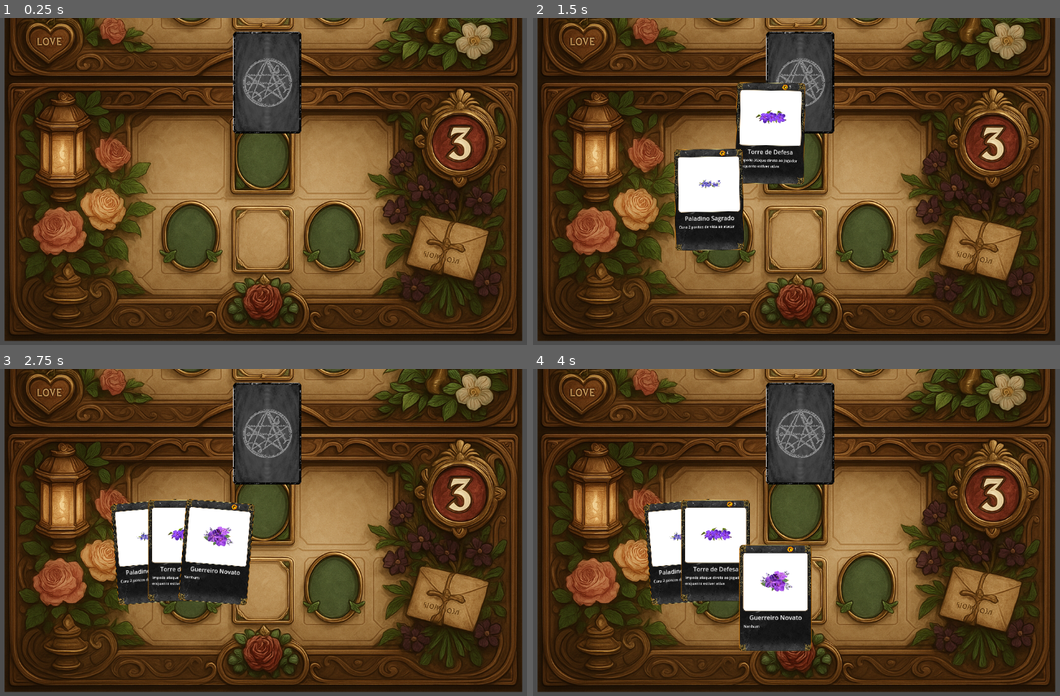
Above: before the commit, frames 1-4 (two rows, left to right).
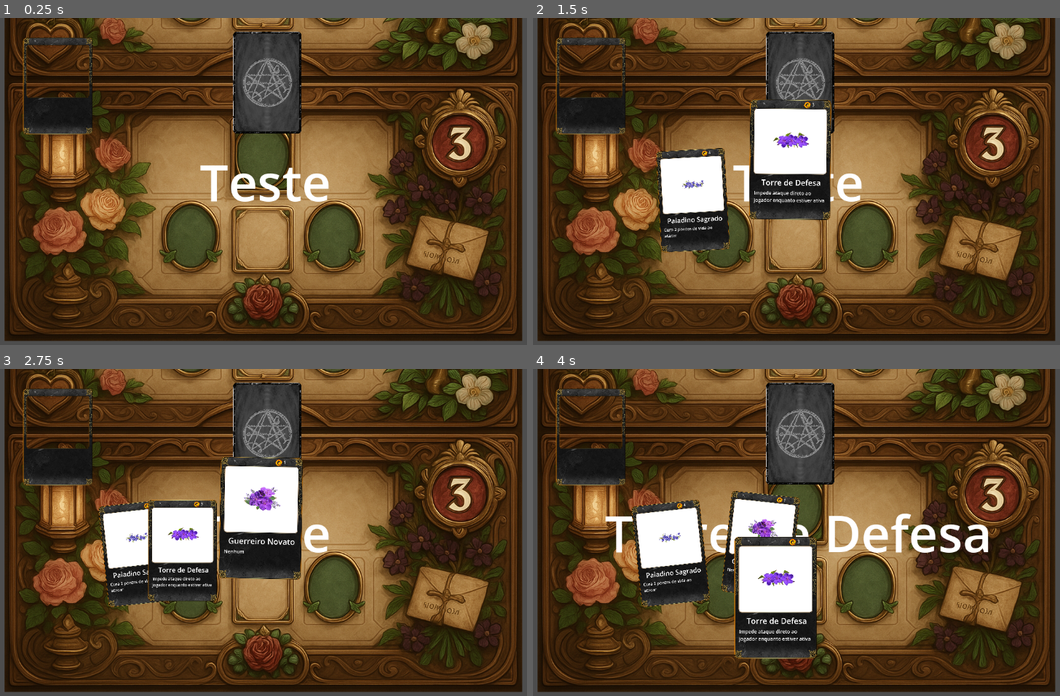
Above: after the commit, the same moments.

Repository: jpedro-fsgs/lily-project
Game: Godot game, scene res://scenes/main.tscn
The game is run twice, just before and just after one commit, with the same random seed, the same clock (stepped at 60 frames per second) and the same inputs.
Inputs (mouse positions are in pixels of both pictures, inside the frame that each line leads up to):
- Up to frame 1 (0.25 s): no input
- Up to frame 2 (1.5 s): click (801, 83) at 0.5 s; click (801, 83) at 1.25 s
- Up to frame 3 (2.75 s): click (268, 434) at 2 s
- Up to frame 4 (4 s): drag from (680, 552) to (865, 460) at 2.77 s; drag from (717, 552) to (775, 597) at 3.52 s

The runs differ from the first frame. In frame 1, 2.6% of the frame differs, in the area x 4-63%, y 6-57%; in frame 2, 10%; in frame 3, 9.4%; in frame 4, 11%, in the area x 4-87%, y 6-89%.

Commit message:
card slot

Diff:
--- a/scenes/board.tscn
+++ b/scenes/board.tscn
@@ -1,12 +1,15 @@
-[gd_scene load_steps=8 format=3 uid="uid://bu14yy0jt0jpw"]
+[gd_scene load_steps=9 format=3 uid="uid://bu14yy0jt0jpw"]
 
 [ext_resource type="Texture2D" uid="uid://cqao50d7ya3hd" path="res://assets/board.png" id="1_bw3vb"]
 [ext_resource type="PackedScene" uid="uid://b1icdvalskmbr" path="res://scenes/player_hand.tscn" id="1_tx6nw"]
 [ext_resource type="Script" uid="uid://cujbdg01s7lcu" path="res://scripts/board.gd" id="3_nglv8"]
 [ext_resource type="Texture2D" uid="uid://cax55uv43telr" path="res://assets/cardback.png" id="4_dun80"]
 [ext_resource type="Texture2D" uid="uid://csrj66u21xlft" path="res://assets/Card.png" id="5_c3r7o"]
-[ext_resource type="PackedScene" uid="uid://d152e4vnsy3dj" path="res://scenes/card.tscn" id="9_ar2e0"]
+[ext_resource type="Script" uid="uid://b3idsscv5y25l" path="res://scripts/card_slot.gd" id="7_c3r7o"]
 [ext_resource type="Script" uid="uid://cfxixci68hprm" path="res://scripts/deck_draw.gd" id="9_n230i"]
+
+[sub_resource type="RectangleShape2D" id="RectangleShape2D_c3r7o"]
+size = Vector2(128, 192)
 
 [node name="Board" type="Node2D"]
 script = ExtResource("3_nglv8")
@@ -39,11 +42,26 @@
 script = ExtResource("9_n230i")
 metadata/_edit_use_anchors_ = true
 
+[node name="CardSlot" type="Node2D" parent="."]
+position = Vector2(152, 136)
+script = ExtResource("7_c3r7o")
+
+[node name="Card" type="Sprite2D" parent="CardSlot"]
+scale = Vector2(0.25, 0.25)
+texture = ExtResource("5_c3r7o")
+
+[node name="CardSlotDetector" type="Area2D" parent="CardSlot"]
+
+[node name="CollisionShape2D" type="CollisionShape2D" parent="CardSlot/CardSlotDetector"]
+shape = SubResource("RectangleShape2D_c3r7o")
+
 [node name="Cards" type="Node2D" parent="."]
 
-[node name="Card" parent="Cards" instance=ExtResource("9_ar2e0")]
-visible = false
-offset_left = -136.0
-offset_top = -208.0
-offset_right = 136.0
-offset_bottom = 200.0
+[node name="Label" type="Label" parent="."]
+offset_left = 72.0
+offset_top = 256.0
+offset_right = 1056.0
+offset_bottom = 393.0
+theme_override_font_sizes/font_size = 100
+text = "Teste"
+horizontal_alignment = 1
--- a/scenes/card.tscn
+++ b/scenes/card.tscn
@@ -6,6 +6,9 @@
 [ext_resource type="Texture2D" uid="uid://csrj66u21xlft" path="res://assets/Card.png" id="4_sy11y"]
 [ext_resource type="Texture2D" uid="uid://bdjfsd532thqn" path="res://assets/flowers/flor13.png" id="5_6ligt"]
 [ext_resource type="Texture2D" uid="uid://diq48rgr068yd" path="res://assets/Icons/01.png" id="6_6ligt"]
+
+[sub_resource type="RectangleShape2D" id="RectangleShape2D_6ligt"]
+size = Vector2(272, 408)
 
 [node name="Card" type="Control"]
 custom_minimum_size = Vector2(272, 408)
@@ -43,24 +46,30 @@
 texture = ExtResource("5_6ligt")
 
 [node name="Name" type="Label" parent="CardBody"]
-offset_left = 32.0
-offset_top = 520.0
-offset_right = 199.0
-offset_bottom = 547.0
-scale = Vector2(2.92, 2.92)
+anchors_preset = 9
+anchor_bottom = 1.0
+offset_left = 48.0
+offset_top = 528.0
+offset_right = 512.0
+offset_bottom = 592.0
+grow_vertical = 2
+theme_override_font_sizes/font_size = 52
 text = "Card Test"
 horizontal_alignment = 1
-metadata/_edit_use_anchors_ = true
 
 [node name="Effect" type="Label" parent="CardBody"]
+anchors_preset = 15
+anchor_right = 1.0
+anchor_bottom = 1.0
 offset_left = 32.0
-offset_top = 600.0
-offset_right = 299.0
-offset_bottom = 684.0
-scale = Vector2(1.8, 1.8)
+offset_top = 608.0
+offset_right = 512.0
+offset_bottom = 736.0
+grow_horizontal = 2
+grow_vertical = 2
+theme_override_font_sizes/font_size = 32
 text = "Impede ataque direto ao jogador enquanto estiver ativa"
 autowrap_mode = 3
-metadata/_edit_use_anchors_ = true
 
 [node name="CostIcon" type="Sprite2D" parent="CardBody"]
 position = Vector2(384, 40)
@@ -79,5 +88,11 @@
 position = Vector2(272, 408)
 texture = ExtResource("3_ktuci")
 
+[node name="DropPointDetector" type="Area2D" parent="."]
+
+[node name="CollisionShape2D" type="CollisionShape2D" parent="DropPointDetector"]
+position = Vector2(136, 204)
+shape = SubResource("RectangleShape2D_6ligt")
+
 [connection signal="mouse_entered" from="." to="." method="_on_mouse_entered"]
 [connection signal="mouse_exited" from="." to="." method="_on_mouse_exited"]
--- a/scripts/board.gd
+++ b/scripts/board.gd
@@ -3,8 +3,12 @@
 const CARD = preload("res://scenes/card.tscn")
 @onready var players: Node2D = $Players
 @onready var cards: Node2D = $Cards
+@onready var board: Node2D = $"."
+@onready var label: Label = $Label
+@onready var card_slot_detector: Area2D = $CardSlot/CardSlotDetector
 
 var cards_deck = []
+var selected_card: Card
 
 @onready var CentreCardOval = Vector2(get_viewport().size) * Vector2(0.5, 1.2)
 @onready var Hor_rad = get_viewport().size.x * 0.45
@@ -13,21 +17,14 @@
 var angle = 0
 var OvalAngleVector: Vector2
 const CardSpread = 0.25
-var number_of_cards = 0
-
-enum{
-	InHand,
-	InPlay,
-	InMouse,
-	FocusInHand,
-	MoveDrawnCardToHand,
-	ReOrganizeHand
-}
 
 func _ready() -> void:
-	for card in CardDatabase.DATA:
-		cards_deck.append(card)
+	cards_deck = CardDatabase.get_cards()
 	cards_deck.shuffle()
+
+func _process(_delta: float) -> void:
+	if selected_card:
+		selected_card.position = get_global_mouse_position() - (selected_card.size / 2)
 
 func draw_card():
 	if cards_deck.is_empty():
@@ -39,17 +36,16 @@
 	new_card.set_attributes(card_data)
 
 	new_card._startpos = $Deck.position - new_card.size/2
-	new_card._targetpos = 0
 
 	new_card._startrot = 0
-	new_card._targetrot = 0
 
 	new_card.scale = Vector2(0.5, 0.5)
-	new_card.state = InHand
+	new_card.state = Card.MoveDrawnCardToHand
 
 	$Cards.add_child(new_card)
+	new_card.connect("card_selected", Callable(self, "_on_card_selected"))
+	new_card.connect("card_released", Callable(self, "_on_card_released"))
 
-	number_of_cards += 1
 	_update_hand()
 
 func _update_hand():
@@ -66,7 +62,7 @@
 	# Distribuição do ângulo entre as cartas
 	var angle_step = 0
 	if card_count > 1:
-		angle_step = (end_angle - start_angle) / (card_count)
+		angle_step = (end_angle - start_angle) / (card_count - 1)
 
 	# Atualiza posição e rotação de cada carta
 	for i in range(card_count):
@@ -76,5 +72,21 @@
 		#
 		card._targetpos = CentreCardOval + oval_pos - card.size/2
 		card._targetrot = (90 - rad_to_deg(current_angle)) * 0.0075
-		#card.animate_to_hand()
-		card.change_state(MoveDrawnCardToHand)
+		card.change_state(Card.InHand)
+
+
+func _on_card_selected(card: Variant) -> void:
+	selected_card = card
+	card.change_state(Card.InMouse)
+	label.text = card._name
+
+func _on_card_released(card: Variant) -> void:
+	selected_card = null
+	label.text = ""
+	if card.drop_point_detector.get_overlapping_areas().has(card_slot_detector):
+		print(card.drop_point_detector.get_overlapping_areas())
+		$CardSlot.add_card(card)
+		card.change_state(Card.InSlot)
+		_update_hand()
+	else:
+		card.change_state(Card.InHand)
--- a/scripts/card.gd
+++ b/scripts/card.gd
@@ -1,3 +1,4 @@
+class_name Card
 extends Control
 
 @onready var cardback: Sprite2D = $CardBody/Cardback
@@ -6,7 +7,10 @@
 @onready var effect_label: Label = $CardBody/Effect
 @onready var cost_label: Label = $CardBody/CostIcon/CostLabel
 
+@onready var drop_point_detector: Area2D = $DropPointDetector
 
+signal card_selected(card)
+signal card_released(card)
 
 const PATH = "res://assets/flowers/"
 
@@ -28,13 +32,14 @@
 
 enum{
 	InHand,
+	InSlot,
 	InPlay,
 	InMouse,
 	FocusInHand,
 	MoveDrawnCardToHand,
 	ReOrganizeHand
 }
-var state = InHand
+var state
 
 func set_attributes(card_attributes) -> void:
 	_name = card_attributes["name"]
@@ -57,26 +62,16 @@
 	effect_label.text = _effect
 	cost_label.text = str(_cost)
 
-
-func animate_to_hand():
-	var tween = create_tween()
-	tween.set_parallel()
-	tween.tween_property(self, "position", _targetpos, 0.5)
-	print(_targetpos)
-	tween.tween_property(self, "scale", _original_scale, 0.1)
-	tween.tween_property(self, "rotation", _targetrot, 0.1)
-
-func _process(_delta: float) -> void:
-	match state:
-		InMouse:
-			# Para o estado InMouse, precisamos atualizar a posição a cada frame
-			var global_mouse_pos = get_viewport().get_mouse_position()
-			var local_mouse = get_parent().get_canvas_transform().affine_inverse() * global_mouse_pos
-			position = local_mouse - (size / 2)
+#func _process(_delta: float) -> void:
+	#match state:
+		#InMouse:
+			## Para o estado InMouse, precisamos atualizar a posição a cada frame
+			#var global_mouse_pos = get_viewport().get_mouse_position()
+			#var local_mouse = get_parent().get_canvas_transform().affine_inverse() * global_mouse_pos
+			#position = local_mouse - (size / 2)
 
 func change_state(new_state):
 	state = new_state
-
 	# Cancela qualquer tween anterior
 	if current_tween and current_tween.is_valid():
 		current_tween.kill()
@@ -90,42 +85,51 @@
 			current_tween.set_parallel()
 			current_tween.tween_property(self, "position", _targetpos, 0.2)
 			current_tween.tween_property(self, "scale", _original_scale, 0.1)
-			current_tween.tween_property(self, "rotation", _targetrot, 0.1)
+			current_tween.tween_property(self, "rotation", _targetrot, 0.2)
+		InSlot:
+			current_tween.set_parallel()
+			current_tween.tween_property(self, "position", _targetpos, 0.2)
+			current_tween.tween_property(self, "rotation", _startrot, 0.2)
+			current_tween.tween_property(self, "scale", _original_scale, 0.2)
 		InPlay:
 			pass
 		InMouse:
 			# Note que a posição atual é atualizada no _process
 			z_index = 2
+			current_tween.set_parallel()
 			current_tween.tween_property(self, "rotation", _startrot, 0.1)
+			current_tween.tween_property(self, "scale", _original_scale * 1.2, 0.2)
 		FocusInHand:
 			current_tween.set_parallel()
 			current_tween.tween_property(self, "position:y", _targetpos.y - 70, 0.2)
 			current_tween.tween_property(self, "scale", _original_scale * 1.2, 0.2)
 		MoveDrawnCardToHand:
+			z_index = 2
 			current_tween.set_parallel()
 			current_tween.tween_property(self, "position", _targetpos, 0.5)
 			current_tween.tween_property(self, "rotation", _targetrot, 0.5)
-			current_tween.tween_property(self, "scale", _original_scale, 0.1)
+			current_tween.tween_property(self, "scale", _original_scale, 0.2)
 			current_tween.chain().tween_callback(func():
-				change_state(InHand)  # Supondo que InHand seja uma constante ou enum
+				change_state(InHand)
 			)
 		ReOrganizeHand:
 			pass
 
 
 func _on_mouse_entered() -> void:
-	if state != InHand:
-		return
-	change_state(FocusInHand)
+	if state == InHand:
+		change_state(FocusInHand)
 
 func _on_mouse_exited() -> void:
-	if state != FocusInHand:
-		return
-	change_state(InHand)
+	if state == FocusInHand:
+		change_state(InHand)
+
 
 func _gui_input(event):
+	if state == InSlot:
+		return
 	if event is InputEventMouseButton and event.button_index == MOUSE_BUTTON_LEFT:
 		if event.pressed:
-			change_state(InMouse)
+			emit_signal("card_selected", self)
 		elif event.is_released():
-			change_state(InHand)
+			emit_signal("card_released", self)
--- a/scripts/card_database.gd
+++ b/scripts/card_database.gd
@@ -32,4 +32,4 @@
 	#cards = JSON.parse_string(content)
 
 func get_cards():
-	return DATA
+	return DATA.duplicate()
--- /dev/null
+++ b/scripts/card_slot.gd
@@ -0,0 +1,19 @@
+extends Node2D
+
+var cards = []
+
+# Called when the node enters the scene tree for the first time.
+func _ready() -> void:
+	pass
+
+
+# Called every frame. 'delta' is the elapsed time since the previous frame.
+func _process(delta: float) -> void:
+	pass
+
+func add_card(card):
+	card.get_parent().remove_child(card)
+	add_child(card)
+	cards.append(card)
+	card.change_state(Card.InSlot)
+	card._targetpos = Vector2.ZERO - card.size/2
Not shown: 1 places in scenes/card.tscn that only renumber resources
Not shown, added: scripts/card_slot.gd.uid
